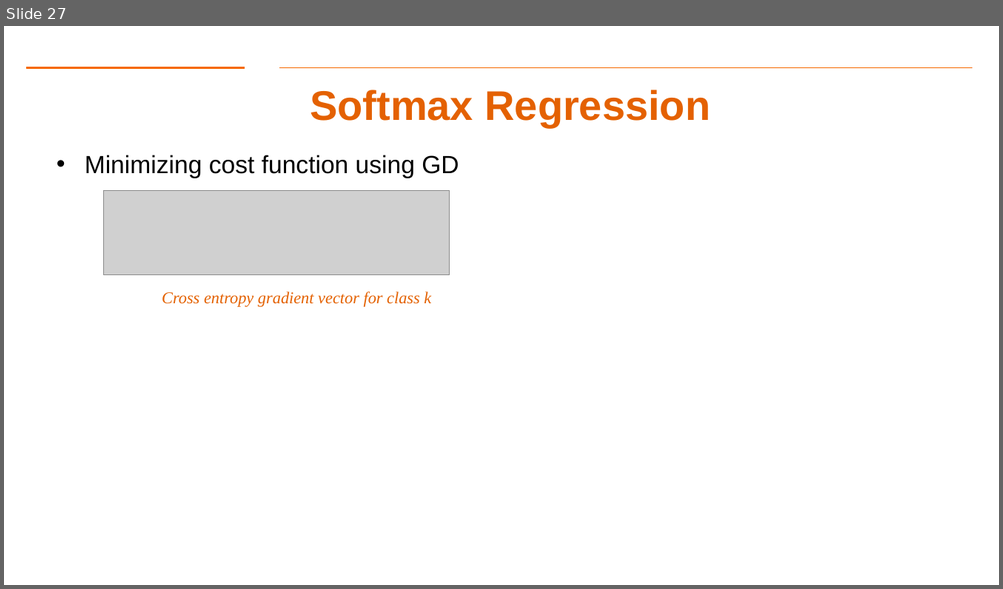
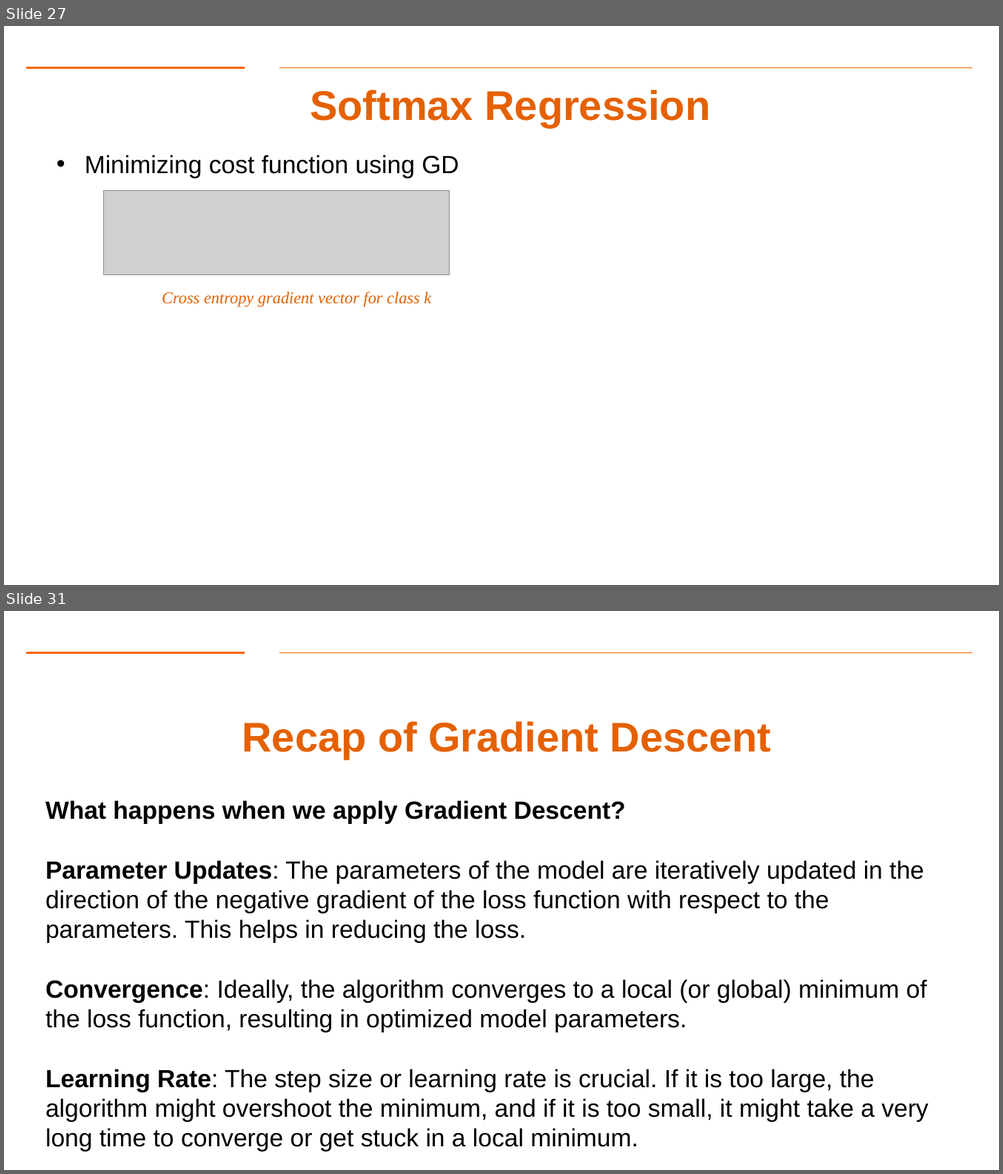
Before and after one commit to aiforsec/RIT-DSCI-633-FDS, a slide deck: Syllabus/Lecture05/Lec05.pptx. Shown one above the other, each under a label of ours: slide 27 before the commit, slides 27 and 31 after it; the slides between them are not shown. The pictures are 1003x589 and 1003x1174 pixels, drawn with LibreOffice and Linux fonts; fonts in the diff are those of the drawing; grey boxes stand for pictures; background and template pictures are left out. Boxes give left, top, right and bottom in pixels: in the first picture for what was removed or moved away, otherwise in the second. Text is boxed around its words. In the diff, an @@ line names an element or a change of style, - is before the commit and + after.

```diff
--- a/Syllabus/Lecture05/Lec05.pptx
+++ b/Syllabus/Lecture05/Lec05.pptx
@@ slide 31 added at (4, 611, 999, 1170), background #FFFFFF; not listed: 2 template elements that a slide beside it also shows @@
@@ title added at (242, 721, 771, 759), 40 pt, text #E46102, bold @@
+Recap of Gradient Descent
@@ text added at (45, 800, 928, 1152), 24 pt, text #000000 @@
+What happens when we apply Gradient Descent?
+Parameter Updates: The parameters of the model are iteratively updated in the direction of the negative gradient of the loss function with respect to the parameters. This helps in reducing the loss.
+Convergence: Ideally, the algorithm converges to a local (or global) minimum of the loss function, resulting in optimized model parameters.
+Learning Rate: The step size or learning rate is crucial. If it is too large, the algorithm might overshoot the minimum, and if it is too small, it might take a very long time to converge or get stuck in a local minimum.
```
Also in this commit, not shown: 3 slides changed, 3 other slides added.
